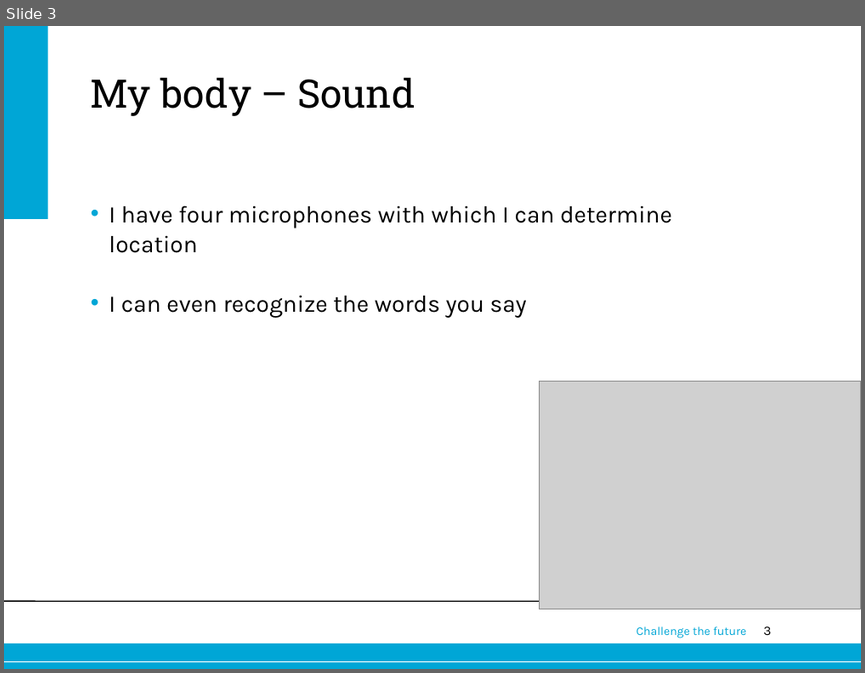
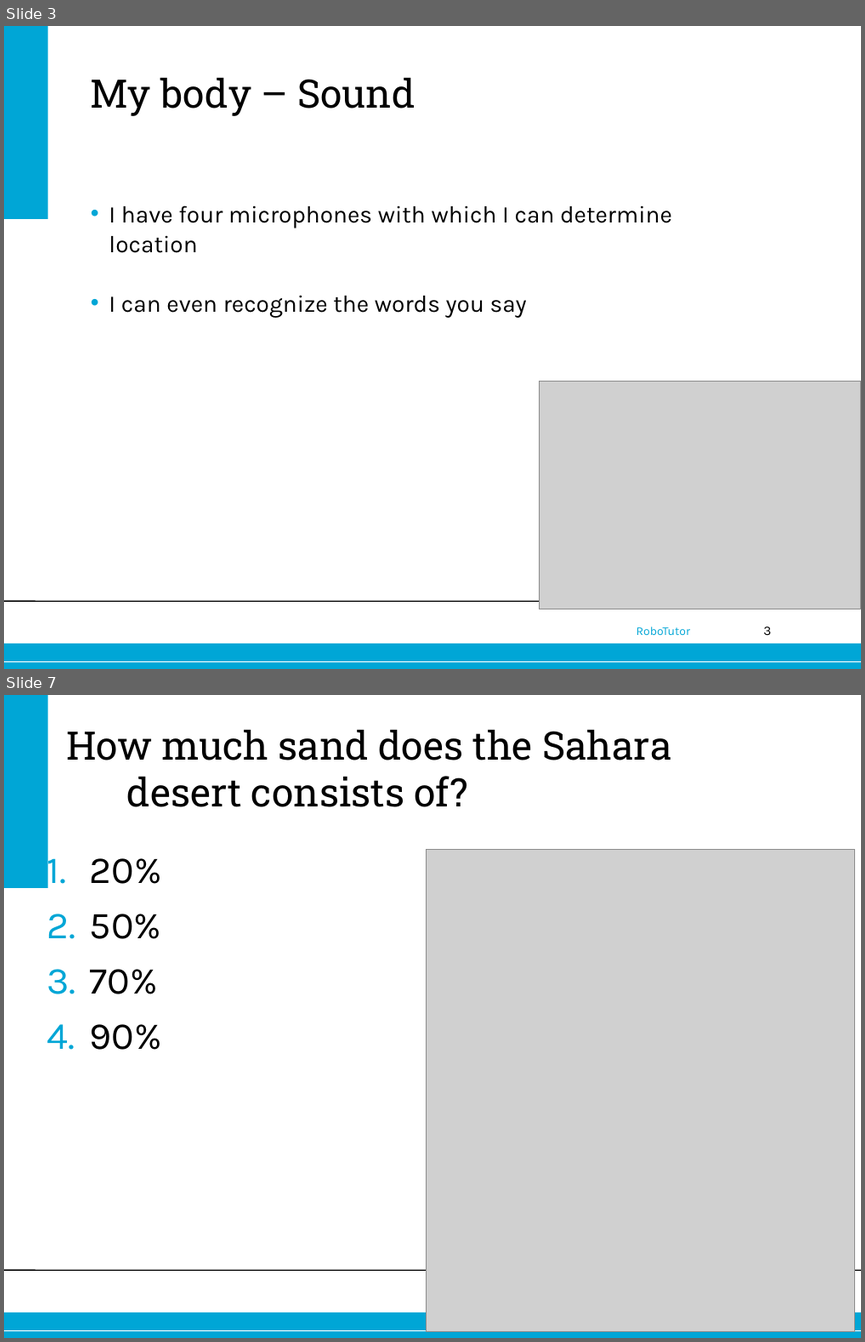
Before and after one commit to jettan/robotutor, a slide deck: Nao.ppt. Shown one above the other, each under a label of ours: slide 3 before the commit, slides 3 and 7 after it; the slides between them are not shown. The pictures are 865x673 and 865x1342 pixels, drawn with LibreOffice and Linux fonts; fonts in the diff are those of the drawing; grey boxes stand for pictures; background and template pictures are left out. Boxes give left, top, right and bottom in pixels: in the first picture for what was removed or moved away, otherwise in the second. Text is boxed around its words. In the diff, an @@ line names an element or a change of style, - is before the commit and + after.

```diff
--- a/Nao.ppt
+++ b/Nao.ppt
@@ slide 7 added at bbox=[4, 695, 861, 1338], background #FFFFFF; not listed: 4 template elements that a slide beside it also shows @@
@@ title added at bbox=[66, 729, 672, 807], 33 pt, text #000000 @@
+How much sand does the Sahara desert consists of?
@@ text added at bbox=[90, 858, 162, 1049], 32 pt, text #000000 @@
+1. 20%
+2. 50%
+3. 70%
+4. 90%
@@ picture added at bbox=[426, 850, 855, 1333] @@
@@ slide 3 changed as well @@
@@ text at bbox=[636, 626, 690, 635]: text changed @@
-Challenge the future
+RoboTutor
```
Also in this commit, not shown: 4 other slides changed, 4 other slides added, 2 slides removed, 3 other files.
